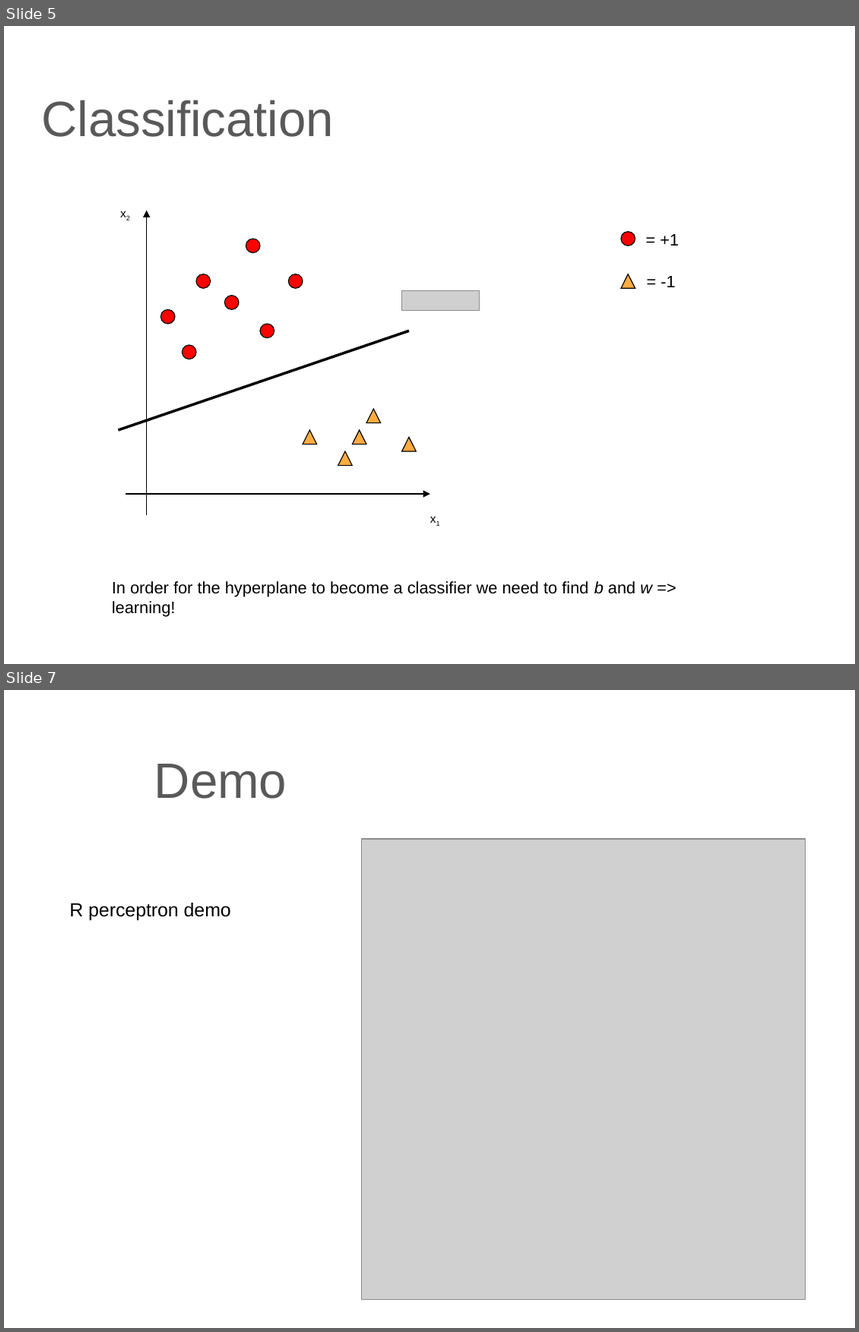
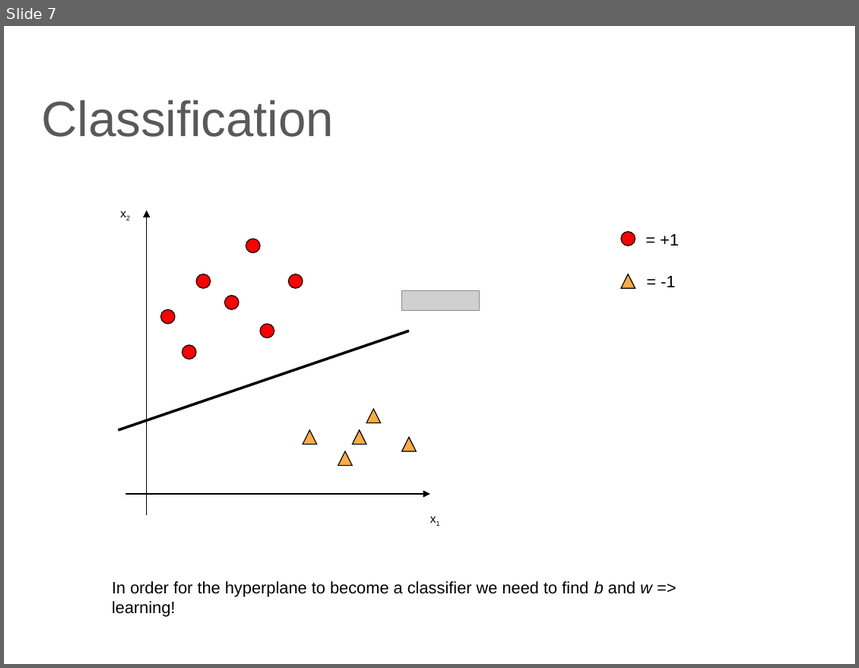
Before and after one commit to lutzhamel/CSC310, a slide deck: 14-ANN.pptx. Shown one above the other, each under a label of ours: slides 5 and 7 before the commit, slide 7 after it; the slides between them are not shown. The pictures are 859x1332 and 859x668 pixels, drawn with LibreOffice and Linux fonts; fonts in the diff are those of the drawing; grey boxes stand for pictures. Boxes give left, top, right and bottom in pixels: in the first picture for what was removed or moved away, otherwise in the second. Text is boxed around its words. In the diff, an @@ line names an element or a change of style, - is before the commit and + after.

```diff
--- a/14-ANN.pptx
+++ b/14-ANN.pptx
@@ slide 7 removed at <box>4,690,855,1328</box>, background #FFFFFF @@
@@ title removed at <box>154,764,287,799</box> @@
-Demo
@@ picture removed at <box>361,839,806,1300</box> @@
@@ text removed at <box>69,903,231,920</box> @@
-R perceptron demo
@@ what was slide 5 is now slide 7 @@
```
Also in this commit, not shown: 17 slides added, 2 other slides removed, 5 other files.
